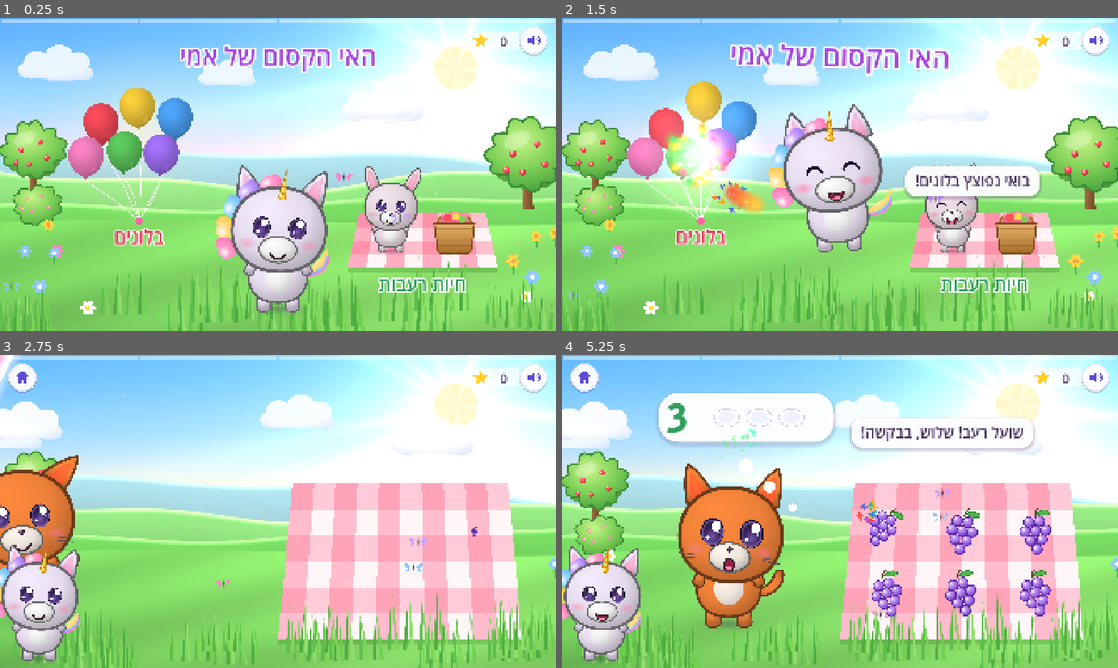
Above: before the commit, frames 1-4 (two rows, left to right).
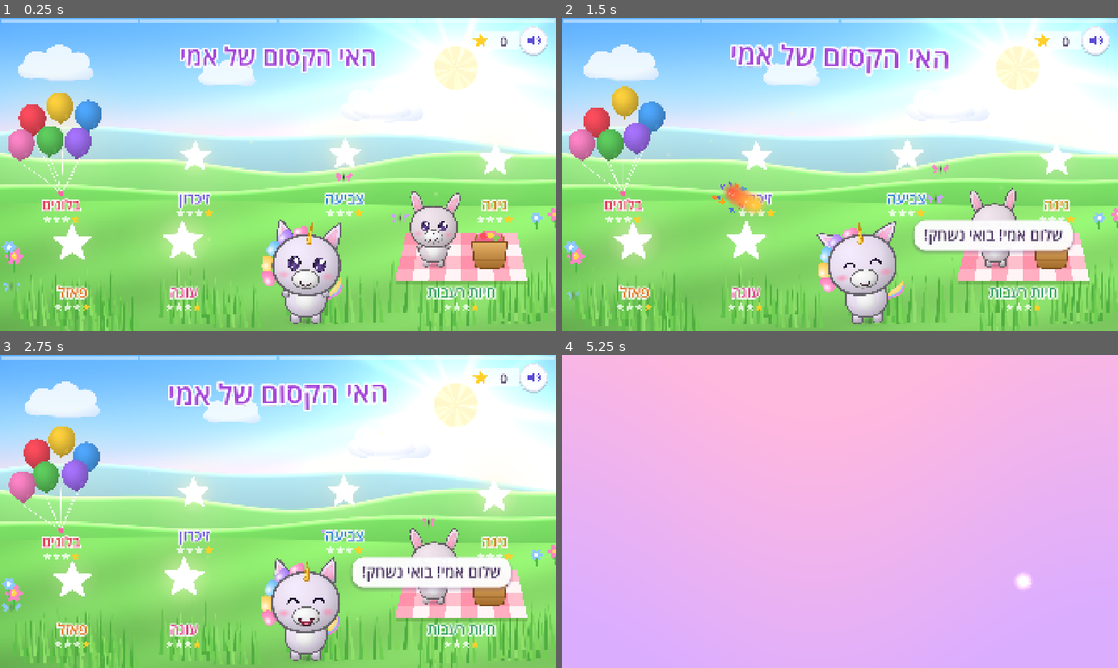
Above: after the commit, the same moments.

Repository: 0gring/EMI-Game
Game: Godot game, scene res://scenes/hub.tscn
Same seed, same stepped clock (60 frames per second), same inputs: the game is played once before the commit and once after it.
Inputs (mouse positions are in pixels of both pictures, inside the frame that each line leads up to):
- Up to frame 1 (0.25 s): no input
- Up to frame 2 (1.5 s): move the mouse to (962, 158) at 0.52 s; click (962, 158) at 0.67 s; drag from (728, 190) to (812, 237) at 1.27 s
- Up to frame 3 (2.75 s): move the mouse to (333, 442) at 2.02 s; click (333, 442) at 2.17 s
- Up to frame 4 (5.25 s): drag from (812, 574) to (673, 464) at 2.77 s; move the mouse to (1006, 558) at 3.52 s; click (1006, 558) at 3.67 s; drag from (673, 464) to (756, 433) at 4.27 s; move the mouse to (867, 511) at 5.02 s; click (867, 511) at 5.17 s

The runs differ from the first frame. In frame 1, 45% of the frame differs, in the area x 0-100%, y 22-100%; in frame 2, 46%; in frame 3, 44%; in frame 4, 99%, in the area x 0-100%, y 0-100%.

Commit message:
Lay out all seven places on the hub, and let each activity plug itself in
The hub meadow now holds all seven places in two rows - the far row smaller
near the hills, the near row on the grass, Luli in the middle - each with its
sign and one gold star per level reached. A tap goes to the nearest place
within reach, so neighbours never steal each other's taps. A place shows the
art its activity draws (art/<id>_portal.svg) and a glowing star until that
exists.

So the five remaining activities can be built side by side without touching
shared files, each one now brings its own pieces and they are picked up
automatically: art from tools/art_<id>.py (run by make_art.py with its
helpers in scope), vowelled words from scripts/words/<id>.gd, and a play-test
from scripts/tests/<id>.gd. The vowel check covers every activity's strings
against the combined table.

The play-test now starts from a fresh save, so levels left by an earlier run
cannot change what it sees, and checks the wrong-colour balloon only when the
game itself would pick that balloon for the tap.

Co-Authored-By: Claude Opus 5.5 <noreply@anthropic.com>
Claude-Session: https://claude.ai/code/session_01Vq7rWJfLkRFcevPa2Fraqn

Diff:
--- a/godot/scripts/autotest.gd
+++ b/godot/scripts/autotest.gd
@@ -43,11 +43,26 @@
 	if not "--autotest" in OS.get_cmdline_user_args():
 		return
 	Game.muted = false
+	# every run starts from a fresh save, so levels left by an earlier run
+	# cannot change what the checks see
+	Game.stars = 0
+	Game.levels = {}
 	await wait(0.5)
 	test_vowels()
-	await test_hub()
-	await test_colorpop()
-	await test_feed()
+	if not "--skip-core" in OS.get_cmdline_user_args():
+		await test_hub()
+		await test_colorpop()
+		await test_feed()
+	# each activity's own play-test: scripts/tests/<activity>.gd, func run(t)
+	var dir := DirAccess.open("res://scripts/tests")
+	var only := ""
+	for a in OS.get_cmdline_user_args():
+		if a.begins_with("--only="):
+			only = a.substr(7)
+	for f in dir.get_files():
+		if f.ends_with(".gd") and (only == "" or f.begins_with(only)):
+			var tst = load("res://scripts/tests/" + f).new()
+			await tst.run(self)
 	print("%s - %d failure(s)" % ["PASS" if failures == 0 else "FAIL", failures])
 	get_tree().quit(1 if failures else 0)
 
@@ -60,18 +75,21 @@
 	re.compile("\"[^\"]*[\\x{05D0}-\\x{05EA}][^\"]*\"")
 	var word := RegEx.new()
 	word.compile("[\\x{05D0}-\\x{05EA}]+")
+	var files := []
 	var dir := DirAccess.open("res://scripts")
 	for f in dir.get_files():
 		if not f.ends_with(".gd") or f == "hebrew.gd" or f == "autotest.gd":
 			continue
-		var src := FileAccess.get_file_as_string("res://scripts/" + f)
+		files.append("res://scripts/" + f)
+	for path in files:
+		var src := FileAccess.get_file_as_string(path)
 		for line in src.split("\n"):
 			if line.strip_edges().begins_with("#"):
 				continue
 			for m in re.search_all(line):
 				for w in word.search_all(m.get_string()):
 					var s := w.get_string()
-					if not Hebrew.WORDS.has(s) and not missing.has(s):
+					if not Hebrew.table().has(s) and not missing.has(s):
 						missing.append(s)
 	check(missing.is_empty(), "every spoken word has its vowels %s" % ("" if missing.is_empty() else str(missing)))
 	check(Hebrew.vocalize("בואי נשחק!") == "בּוֹאִי נְשַׂחֵק!", "\"בואי נשחק\" is sent as ne-sa-HEK")
@@ -83,7 +101,7 @@
 	var hub := scene()
 	await wait(1.0)
 	await shot("1-hub")
-	check(hub.portals.size() == 2, "two places to go")
+	check(hub.portals.size() == 7, "seven places to go")
 	await touch(hub.portals[0]["pos"])
 	await wait(2.6)
 	check(scene().name == "colorpop", "touching the balloons opens the balloon game (got %s)" % scene().name)
@@ -100,12 +118,14 @@
 	for k in 250:
 		for b in s.balloons:
 			if b.state == "rise" and b.col != s.target and b.position.y < s.size.y * 0.8 and b.position.y > s.size.y * 0.25 and not b.rainbow:
-				# only one with no other balloon near it, so the tap is unambiguous
-				var alone := true
-				for o in s.balloons:
-					if o != b and o.state == "rise" and o.position.distance_to(b.position) < b.r * 1.7:
-						alone = false
-				if alone:
+				# only one the game itself would pick for a tap on its centre
+				var first = null
+				for i in range(s.balloons.size() - 1, -1, -1):
+					var o = s.balloons[i]
+					if o.state == "rise" and b.position.distance_to(o.position) < o.r * o.grow * 1.25:
+						first = o
+						break
+				if first == b:
 					other = b
 		if other:
 			break
--- a/godot/scripts/hebrew.gd
+++ b/godot/scripts/hebrew.gd
@@ -33,11 +33,29 @@
 	"שועל": "שׁוּעָל", "פנדה": "פַּנְדָּה", "עכבר": "עַכְבָּר", "צפרדע": "צְפַרְדֵּעַ",
 	# feeding
 	"רעב": "רָעֵב", "בבקשה": "בְּבַקָּשָׁה", "מלא": "מָלֵא", "סליחה": "סְלִיחָה", "תודה": "תּוֹדָה",
+	# the hub's places
+	"נאפה": "נֹאפֶה", "עוגה": "עוּגָה", "נרכיב": "נַרְכִּיב", "פאזל": "פָּאזֶל",
+	"זיכרון": "זִכָּרוֹן", "בזיכרון": "בְּזִכָּרוֹן", "נצבע": "נִצְבַּע", "צביעה": "צְבִיעָה",
+	"נשתול": "נִשְׁתֹּל", "פרחים": "פְּרָחִים", "גינה": "גִּנָּה",
 	# the hub's sign-posts
 	"האי": "הָאִי", "הקסום": "הַקָּסוּם", "של": "שֶׁל",
 }
 
 static var missing: Array[String] = []
+static var _all: Dictionary = {}
+
+## The shared table above plus every activity's own table in scripts/words/,
+## each a script with `const WORDS := {...}`.
+static func table() -> Dictionary:
+	if _all.is_empty():
+		_all = WORDS.duplicate()
+		var dir := DirAccess.open("res://scripts/words")
+		if dir:
+			for f in dir.get_files():
+				if f.ends_with(".gd"):
+					var sc = load("res://scripts/words/" + f)
+					_all.merge(sc.WORDS)
+	return _all
 
 ## The same sentence with every known word vocalised; punctuation kept.
 static func vocalize(text: String) -> String:
@@ -55,8 +73,9 @@
 	return out.substr(0, out.length() - 1)
 
 static func _word(w: String) -> String:
-	if WORDS.has(w):
-		return WORDS[w]
+	var t := table()
+	if t.has(w):
+		return t[w]
 	if not missing.has(w):
 		missing.append(w)
 	return w
--- a/godot/scripts/hub.gd
+++ b/godot/scripts/hub.gd
@@ -1,31 +1,45 @@
 extends Activity
-## The meadow: Luli in the middle, and each game is a thing in the world you
-## can touch - a bunch of balloons tugging at its strings, a picnic blanket
-## where a hungry bunny waits. Touching one makes Luli say where you are going
-## and the iris closes onto it.
+## The meadow with all seven places on it. Each game is a thing in the world
+## you can touch - a bunch of balloons tugging at its strings, a picnic where a
+## hungry bunny waits, a birthday cake, a puzzle, a deck of cards, an easel, a
+## flower bed - standing in two rows, the far row smaller, with Luli in the
+## middle. A sign under each says what it is, and stars show how far she has
+## taken it. Touching one makes Luli say where you are going and the iris
+## closes onto it.
+
+# id, sign, what Luli says, where it stands (fractions of the screen; y is
+# where its base touches the ground), size, sign colour
+const PLACES := [
+	{"id": "colorpop", "sign": "בלונים", "say": "בואי נפוצץ בלונים!", "at": Vector2(0.11, 0.56), "h": 0.33, "col": "#e0364f"},
+	{"id": "memory", "sign": "זיכרון", "say": "בואי נשחק בזיכרון!", "at": Vector2(0.35, 0.54), "h": 0.2, "col": "#6a54e0"},
+	{"id": "coloring", "sign": "צביעה", "say": "בואי נצבע!", "at": Vector2(0.62, 0.54), "h": 0.21, "col": "#2f7ed6"},
+	{"id": "garden", "sign": "גינה", "say": "בואי נשתול פרחים!", "at": Vector2(0.89, 0.56), "h": 0.22, "col": "#c98a10"},
+	{"id": "puzzle", "sign": "פאזל", "say": "בואי נרכיב פאזל!", "at": Vector2(0.13, 0.84), "h": 0.25, "col": "#e0701a"},
+	{"id": "cake", "sign": "עוגה", "say": "בואי נאפה עוגה!", "at": Vector2(0.33, 0.84), "h": 0.26, "col": "#d93d7f"},
+	{"id": "feed", "sign": "חיות רעבות", "say": "החיות רעבות! בואי נאכיל אותן!", "at": Vector2(0.83, 0.84), "h": 0.26, "col": "#2f9e5c"},
+]
 
 var portals := []
-var greeted := false
 
 func mood() -> Dictionary:
-	return {"horizon": 0.52}
-
+	return {"horizon": 0.46}
+
+# The meadow is busy enough with seven places: keep trees and bushes to the
+# far edges and off the rows.
 func clear_rects() -> Array[Rect2]:
-	return [Rect2(size.x * 0.12, size.y * 0.35, size.x * 0.3, size.y * 0.6),
-		Rect2(size.x * 0.56, size.y * 0.55, size.x * 0.35, size.y * 0.42),
-		Rect2(size.x * 0.38, size.y * 0.55, size.x * 0.24, size.y * 0.45)]
+	return [Rect2(size.x * 0.04, size.y * 0.25, size.x * 0.92, size.y * 0.75)]
 
 func luli_spot() -> Vector2:
-	return Vector2(size.x * 0.5, size.y * 0.93)
+	return Vector2(size.x * 0.55, size.y * 0.97)
 
 func build() -> void:
 	_title()
-	portals.append(_balloon_portal(Vector2(size.x * 0.25, size.y * 0.5)))
-	portals.append(_picnic_portal(Vector2(size.x * 0.76, size.y * 0.8)))
+	for p in PLACES:
+		portals.append(_portal(p))
 
 func _ready() -> void:
 	super._ready()
-	luli.height = size.y * 0.38
+	luli.height = size.y * 0.27
 	luli.build()
 	get_tree().create_timer(0.8).timeout.connect(func():
 		luli.celebrate()
@@ -54,20 +68,98 @@
 	bob.tween_property(l, "rotation", 0.02, 1.6).set_trans(Tween.TRANS_SINE)
 	bob.tween_property(l, "rotation", -0.02, 1.6).set_trans(Tween.TRANS_SINE)
 
-func _sign(parent: Node2D, text: String, pos: Vector2, col: Color) -> void:
+
+func _sign(parent: Node2D, text: String, pos: Vector2, col: Color, id: String) -> void:
 	var l := Label.new()
 	l.text = text
-	l.add_theme_font_size_override("font_size", 64)
+	l.add_theme_font_size_override("font_size", 50)
 	l.add_theme_color_override("font_color", col)
 	l.add_theme_color_override("font_outline_color", Color.WHITE)
-	l.add_theme_constant_override("outline_size", 22)
+	l.add_theme_constant_override("outline_size", 18)
 	l.horizontal_alignment = HORIZONTAL_ALIGNMENT_CENTER
-	l.size = Vector2(500, 90)
-	l.position = pos - Vector2(250, 0)
+	l.size = Vector2(420, 70)
+	l.position = pos - Vector2(210, 0)
 	l.z_index = 10
 	parent.add_child(l)
-
-# --- the balloon bunch ------------------------------------------------------------------
+	# how far she has taken this place: one gold star per level reached
+	var lv := Game.level_of(id)
+	for k in 4:
+		var st := Sprite2D.new()
+		st.texture = load("res://art/star5.svg")
+		st.scale = Vector2(0.11, 0.11)
+		st.position = pos + Vector2((1.5 - k) * 32.0, 86)
+		st.modulate = Color("#ffcf2a") if k < lv else Color(1, 1, 1, 0.75)
+		st.z_index = 10
+		parent.add_child(st)
+
+func _portal(p: Dictionary) -> Dictionary:
+	var at: Vector2 = p["at"]
+	var base := Vector2(at.x * size.x, at.y * size.y)
+	var h: float = p["h"] * size.y
+	var id: String = p["id"]
+	var node: Node2D
+	var critter: Creature = null
+	match id:
+		"colorpop":
+			node = BalloonBunch.new()
+			node.scale = Vector2.ONE * h / 470.0
+		"feed":
+			var pic := Picnic.new()
+			pic.scale = Vector2.ONE * h / 320.0
+			node = pic
+			var basket := Sprite2D.new()
+			basket.texture = World.tex("basket")
+			basket.scale = Vector2(0.42, 0.42)
+			basket.position = Vector2(110, -130)
+			pic.add_child(basket)
+			critter = Creature.new()
+			critter.species = "bunny"
+			critter.height = 230
+			critter.position = Vector2(-110, -60)
+			pic.add_child(critter)
+		_:
+			node = PortalArt.new()
+			(node as PortalArt).setup(id, h)
+	node.position = base
+	node.z_index = 3 if at.y < 0.8 else 6
+	add_child(node)
+	var sign_at := base + Vector2(0, 4)
+	var holder := Node2D.new()
+	holder.z_index = node.z_index + 1
+	add_child(holder)
+	_sign(holder, p["sign"], sign_at, Color(p["col"]), id)
+	var d := {"node": node, "pos": base + Vector2(0, -h * 0.45), "r": h * 0.62,
+		"scene": "res://scenes/%s.tscn" % id, "say": p["say"]}
+	if critter:
+		d["critter"] = critter
+	return d
+
+## A place drawn by its own activity's art (art/<id>_portal.svg): stands on
+## its base, sways a little, glows softly. Falls back to a glowing star while
+## that art does not exist yet.
+class PortalArt extends Node2D:
+	var t := randf() * 5.0
+	var spr: Sprite2D
+	var glow: Sprite2D
+	func setup(id: String, h: float) -> void:
+		glow = Sprite2D.new()
+		glow.texture = load("res://art/glow.svg")
+		glow.scale = Vector2.ONE * h / 160.0
+		glow.position = Vector2(0, -h * 0.5)
+		glow.modulate = Color(1, 0.96, 0.8, 0.45)
+		add_child(glow)
+		spr = Sprite2D.new()
+		var path := "res://art/%s_portal.svg" % id
+		spr.texture = load(path) if ResourceLoader.exists(path) else load("res://art/star5.svg")
+		var k := h / 512.0
+		spr.scale = Vector2(k, k)
+		spr.offset = Vector2(0, -256)
+		add_child(spr)
+	func _process(dt: float) -> void:
+		t += dt
+		spr.rotation = sin(t * 1.3) * 0.025
+		spr.scale.y = spr.scale.x * (1.0 + sin(t * 2.2) * 0.015)
+		glow.modulate.a = 0.3 + 0.15 * sin(t * 2.0)
 
 class BalloonBunch extends Node2D:
 	var t := randf() * 5.0
@@ -104,16 +196,6 @@
 			draw_polyline(PackedVector2Array([top, top.lerp(Vector2.ZERO, 0.5) + Vector2(sin(t * 2.0) * 12.0, 0), Vector2.ZERO]), Color(1, 1, 1, 0.9), 3.0, true)
 		draw_circle(Vector2.ZERO, 12, Color("#ff5fa2"))
 
-func _balloon_portal(pos: Vector2) -> Dictionary:
-	var n := BalloonBunch.new()
-	n.position = pos + Vector2(0, 160)
-	n.z_index = 3
-	add_child(n)
-	_sign(n, "בלונים", Vector2(0, 10), Color("#e0364f"))
-	return {"node": n, "pos": pos + Vector2(0, -80), "r": 300.0, "scene": "res://scenes/colorpop.tscn", "say": "בואי נפוצץ בלונים!"}
-
-# --- the picnic ----------------------------------------------------------------------------
-
 class Picnic extends Node2D:
 	func _draw() -> void:
 		# a gingham blanket in perspective
@@ -134,34 +216,23 @@
 				var b := float(j + 1) / 4
 				draw_colored_polygon(PackedVector2Array([pts[0].lerp(pts[3], a), pts[1].lerp(pts[2], a), pts[1].lerp(pts[2], b), pts[0].lerp(pts[3], b)]), Color(1, 0.36, 0.5, 0.35))
 
-func _picnic_portal(pos: Vector2) -> Dictionary:
-	var n := Picnic.new()
-	n.position = pos
-	n.z_index = 3
-	add_child(n)
-	var basket := Sprite2D.new()
-	basket.texture = World.tex("basket")
-	basket.scale = Vector2(0.42, 0.42)
-	basket.position = Vector2(110, -130)
-	n.add_child(basket)
-	var bunny := Creature.new()
-	bunny.species = "bunny"
-	bunny.height = 230
-	bunny.position = Vector2(-110, -60)
-	n.add_child(bunny)
-	_sign(n, "חיות רעבות", Vector2(0, 10), Color("#2f9e5c"))
-	return {"node": n, "pos": pos + Vector2(0, -110), "r": 290.0, "scene": "res://scenes/feed.tscn", "say": "החיות רעבות! בואי נאכיל אותן!", "critter": bunny}
-
 # --- input -------------------------------------------------------------------------------------
 
 func _unhandled_input(event: InputEvent) -> void:
 	if not (event is InputEventScreenTouch and event.pressed):
 		return
 	var p: Vector2 = event.position
+	# nearest place within reach, so neighbours never steal each other's taps
+	var best = null
+	var best_d := INF
 	for pt in portals:
-		if p.distance_to(pt["pos"]) < pt["r"]:
-			_go(pt)
-			return
+		var d: float = p.distance_to(pt["pos"])
+		if d < pt["r"] and d < best_d:
+			best = pt
+			best_d = d
+	if best:
+		_go(best)
+		return
 	if p.distance_to(luli.position + Vector2(0, -luli.height * 0.55)) < luli.height * 0.5:
 		luli.poke()
 		say(["היי! זה מדגדג!", "אני לולי!", "בואי נשחק!", "איזה כיף!"].pick_random())
@@ -170,9 +241,11 @@
 
 func _go(pt: Dictionary) -> void:
 	var node: Node2D = pt["node"]
+	var base: float = node.get_meta("base_scale", node.scale.x)
+	node.set_meta("base_scale", base)
 	var tw := create_tween()
-	tw.tween_property(node, "scale", Vector2(1.15, 0.9), 0.08)
-	tw.tween_property(node, "scale", Vector2.ONE, 0.35).set_trans(Tween.TRANS_ELASTIC).set_ease(Tween.EASE_OUT)
+	tw.tween_property(node, "scale", Vector2(base * 1.15, base * 0.9), 0.08)
+	tw.tween_property(node, "scale", Vector2.ONE * base, 0.35).set_trans(Tween.TRANS_ELASTIC).set_ease(Tween.EASE_OUT)
 	if pt.has("critter"):
 		(pt["critter"] as Creature).poke()
 	Fx.burst(fx, pt["pos"], Fx.RAINBOW, 30, 1.0)
@@ -183,8 +256,10 @@
 
 func _process(dt: float) -> void:
 	super._process(dt)
-	# an idle portal pulses to suggest itself
+	# an idle place pulses to suggest itself, a different one every few seconds
 	if idle > 4.0:
 		var k := int(idle / 3.0) % portals.size()
 		var node: Node2D = portals[k]["node"]
-		node.scale = Vector2.ONE * (1.0 + 0.04 * sin(idle * 7.0))
+		var base: float = node.get_meta("base_scale", node.scale.x)
+		node.set_meta("base_scale", base)
+		node.scale = Vector2.ONE * base * (1.0 + 0.05 * sin(idle * 7.0))
